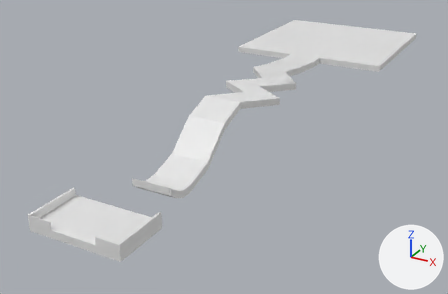
The FBX model levels/level2.fbx: old version first, new version second.
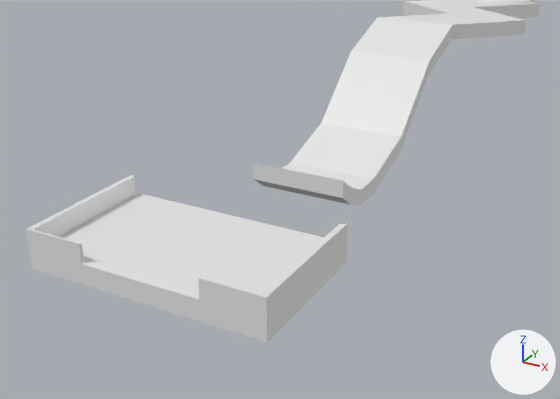
Each version is shown whole from a 50 mm camera at (9.72, -28.39, 7.43) aimed at (-0.91, -9.05, -2.24), then close up from a 50 mm camera at (4.55, -23.85, 3.04) aimed at (0.81, -17.05, -0.36). Every picture has the same lights, and +X, +Y and +Z are marked at lower right. Where no turn or scale is listed for an object, it has been applied to the vertices. Vertices at the same position are counted once.

Before the edit, the objects in view are built like this:
```python
me_cube_001 = bpy.data.meshes.new('Cube.001')
me_cube_001.from_pydata(...)  # 106 vertices, 204 faces; spans x -3.3..3.3, y -18.6..3.3, z -1.4..0.5
ob_cube = bpy.data.objects.new('Cube', me_cube_001)
ob_cube.location = (0.0, 0.0, 0.0)
```
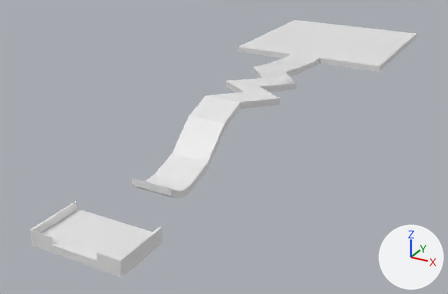
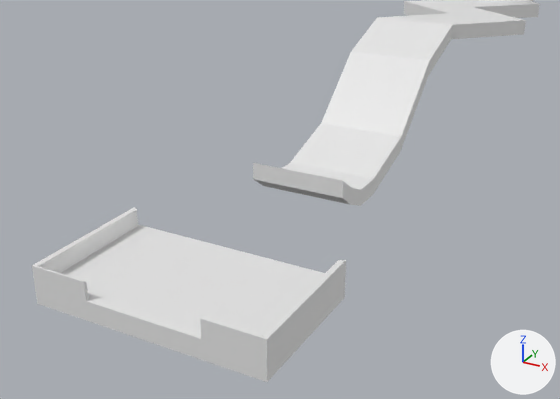
The edits, one by one:
me_cube_001 has 106 vertices, 204 faces and spans x -3.3..3.3, y -18.6..3.3, z -1.4..0.5.
me_cube_001 is used by ob_cube; location (0.0, 0.0, 0.0).
me_cube_001 part 1: the loose piece of 42 vertices spanning x -1.4..1.6, y -18.6..-16.9, z -1.0..-0.5 is moved by (0.0, 0.0, -0.4).

What differs and where, as boxes (x1, y1, x2, y2) in the close-ups (560 x 399 px; the box of a moved part takes in the faces that stretch with it):
'Cube', reshaped
    before: (26, 0, 540, 343)
    after: (32, 0, 540, 382)
part 1 of me_cube_001, moved or reshaped
    before: (26, 175, 348, 343)
    after: (32, 207, 346, 382)
